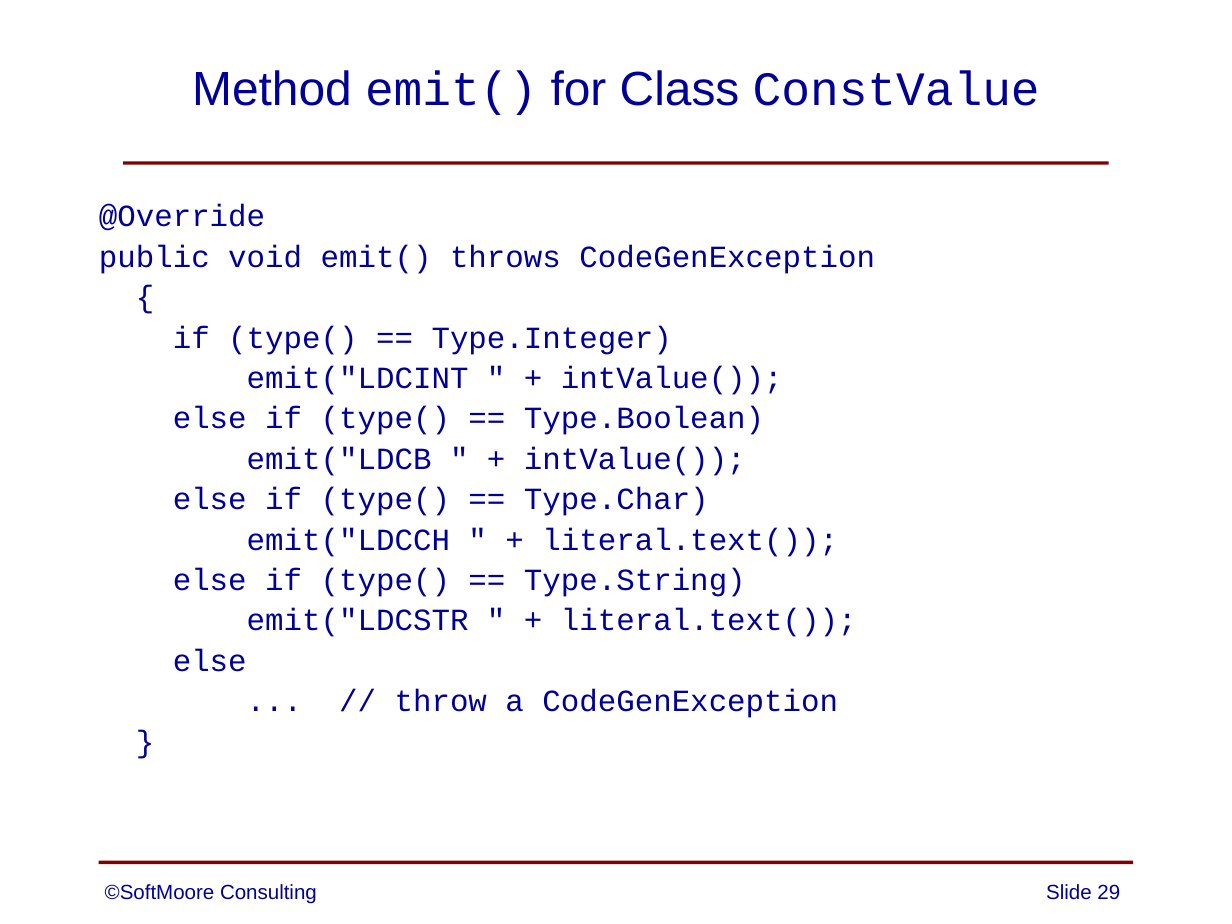
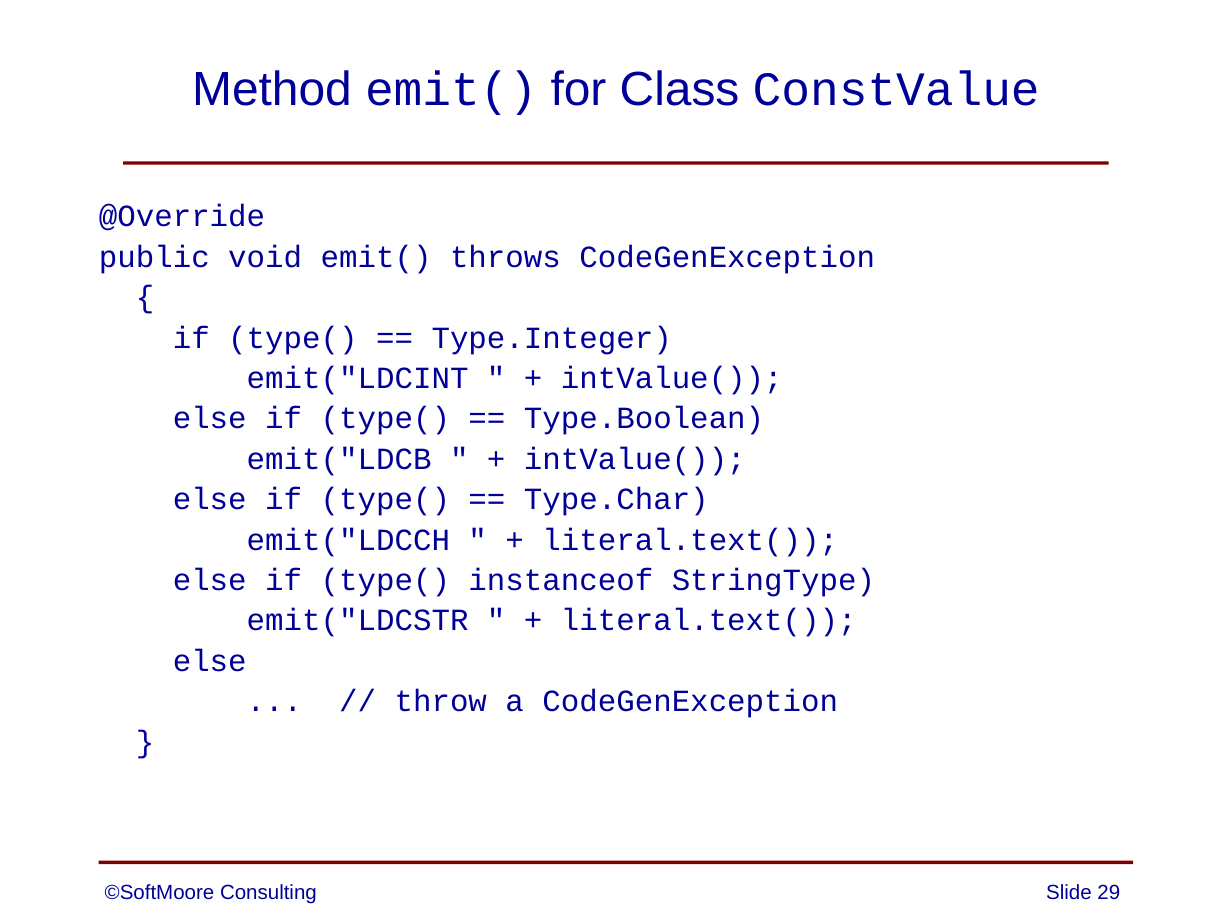
Before and after one commit to SoftMoore/CPRL-Java-4th, a slide deck: slide 29 of PowerPoints/11 - Code Generation.pptx. Drawn at 1232x924 pixels with LibreOffice and Linux fonts; fonts in the diff are those of the drawing. Boxes give left, top, right and bottom in pixels: in the first picture for what was removed or moved away, otherwise in the second. Text is boxed around its words. In the diff, an @@ line names an element or a change of style, - is before the commit and + after.

```diff
--- a/PowerPoints/11 - Code Generation.pptx
+++ b/PowerPoints/11 - Code Generation.pptx
@@ text at bbox=[173, 568, 875, 597]: text changed @@
-  else if (type() == Type.String)
+  else if (type() instanceof StringType)
```
Also in this commit, not shown: 1 other slide changed.
